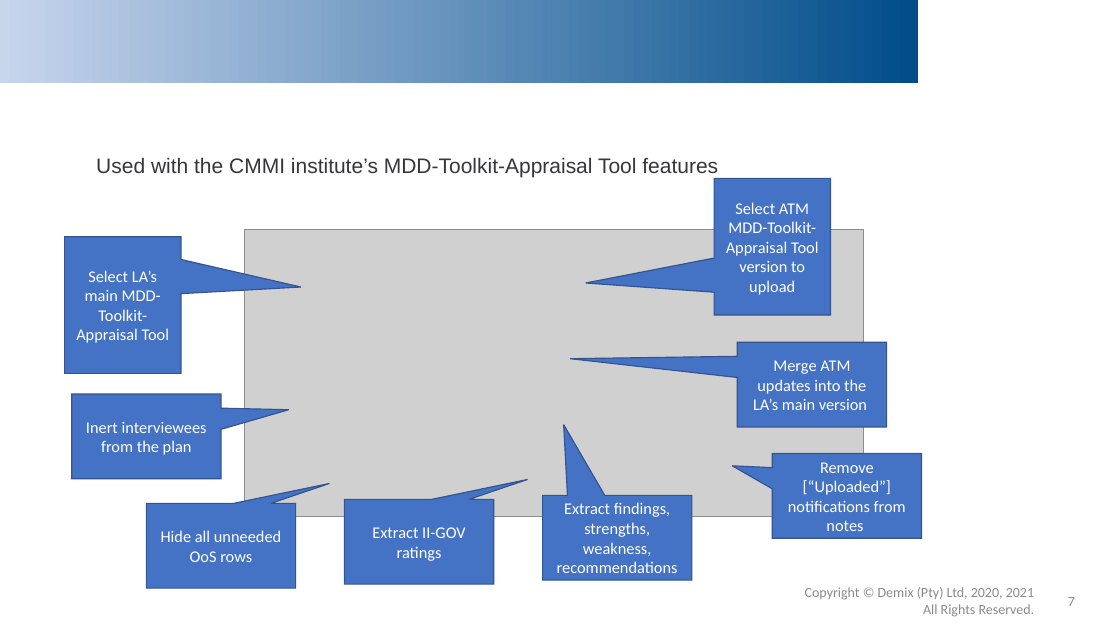
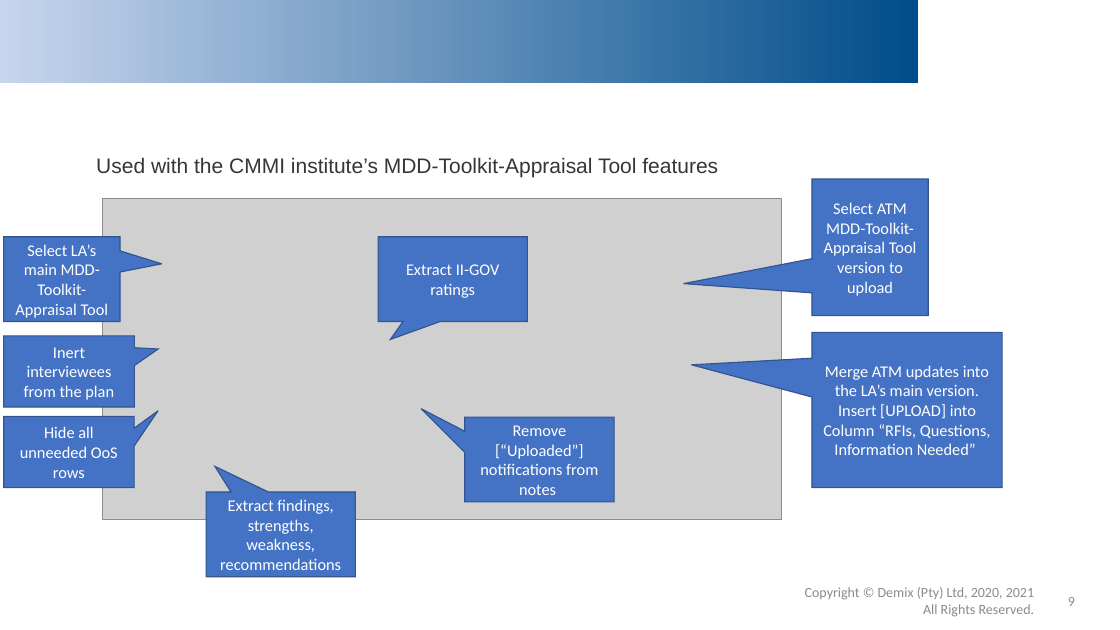
Before and after one commit to DemixTech/CMMITools, a slide deck: slide 9 of 02_Overview.pptx (slide 7 before the commit). Drawn at 1120x630 pixels with LibreOffice and Linux fonts; fonts in the diff are those of the drawing; grey boxes stand for pictures; background and template pictures are left out. Boxes give left, top, right and bottom in pixels: in the first picture for what was removed or moved away, otherwise in the second. Text is boxed around its words. In the diff, an @@ line names an element or a change of style, - is before the commit and + after.

```diff
--- a/02_Overview.pptx
+++ b/02_Overview.pptx
@@ speech box "Select ATM MDD-Toolkit-Appraisal Tool version ...": place and size @@
-speech box "Select ATM MDD-Toolkit-Appraisal Tool version ..." at bbox=[714, 178, 831, 315]
+speech box "Select ATM MDD-Toolkit-Appraisal Tool version ..." at bbox=[812, 179, 929, 316]
@@ picture: place and size @@
-picture at bbox=[245, 229, 864, 517]
+picture at bbox=[103, 199, 781, 520]
@@ speech box "Select LA’s main MDD-Toolkit-Appraisal Tool": place and size @@
-speech box "Select LA’s main MDD-Toolkit-Appraisal Tool" at bbox=[65, 237, 181, 374]
+speech box "Select LA’s main MDD-Toolkit-Appraisal Tool" at bbox=[3, 237, 120, 322]
@@ speech box "Extract II-GOV ratings": place and size @@
-speech box "Extract II-GOV ratings" at bbox=[344, 500, 494, 585]
+speech box "Extract II-GOV ratings" at bbox=[378, 237, 528, 322]
@@ speech box "Inert interviewees from the plan": place and size @@
-speech box "Inert interviewees from the plan" at bbox=[71, 394, 221, 479]
+speech box "Inert interviewees from the plan" at bbox=[3, 336, 134, 408]
@@ proportions changed in 7 elements at bbox=[3, 237, 120, 322], bbox=[3, 336, 134, 408], bbox=[3, 417, 134, 488], bbox=[378, 237, 528, 322], bbox=[206, 492, 355, 577], bbox=[465, 418, 614, 502], bbox=[812, 333, 1002, 488] @@
@@ speech box "Merge ATM updates into the ...": place and size @@
-speech box "Merge ATM updates into the ..." at bbox=[738, 342, 887, 427]
+speech box "Merge ATM updates into the ..." at bbox=[812, 333, 1002, 488]
@@ text in speech box at bbox=[823, 365, 991, 455]: text changed @@
-Merge ATM updates into the LA’s main version
+Merge ATM updates into the LA’s main version.
+Insert [UPLOAD] into Column “RFIs, Questions, Information Needed”
@@ speech box "Hide all unneeded OoS rows": place and size @@
-speech box "Hide all unneeded OoS rows" at bbox=[146, 503, 296, 588]
+speech box "Hide all unneeded OoS rows" at bbox=[3, 417, 134, 488]
@@ speech box "Remove [“Uploaded”] notifications from notes": place and size @@
-speech box "Remove [“Uploaded”] notifications from notes" at bbox=[772, 454, 922, 539]
+speech box "Remove [“Uploaded”] notifications from notes" at bbox=[465, 418, 614, 502]
@@ speech box "Extract findings, strengths, weakness, recommendations": place and size @@
-speech box "Extract findings, strengths, weakness, recommendations" at bbox=[543, 496, 692, 581]
+speech box "Extract findings, strengths, weakness, recommendations" at bbox=[206, 492, 355, 577]
@@ page number at bbox=[1068, 597, 1075, 606]: text changed @@
-7
+9
```
Also in this commit, not shown: 4 other slides changed, 2 slides added, 59 other files.
